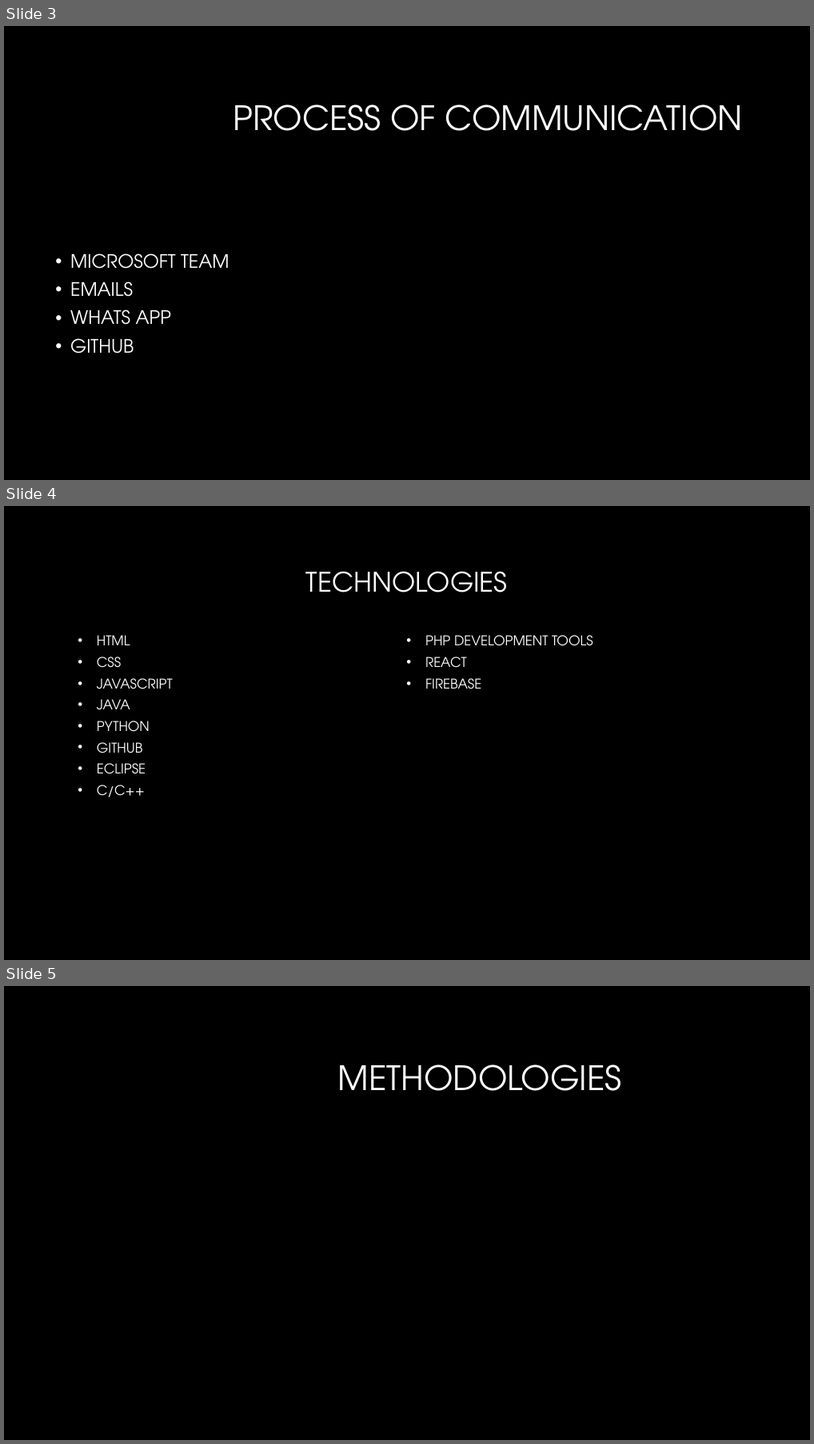
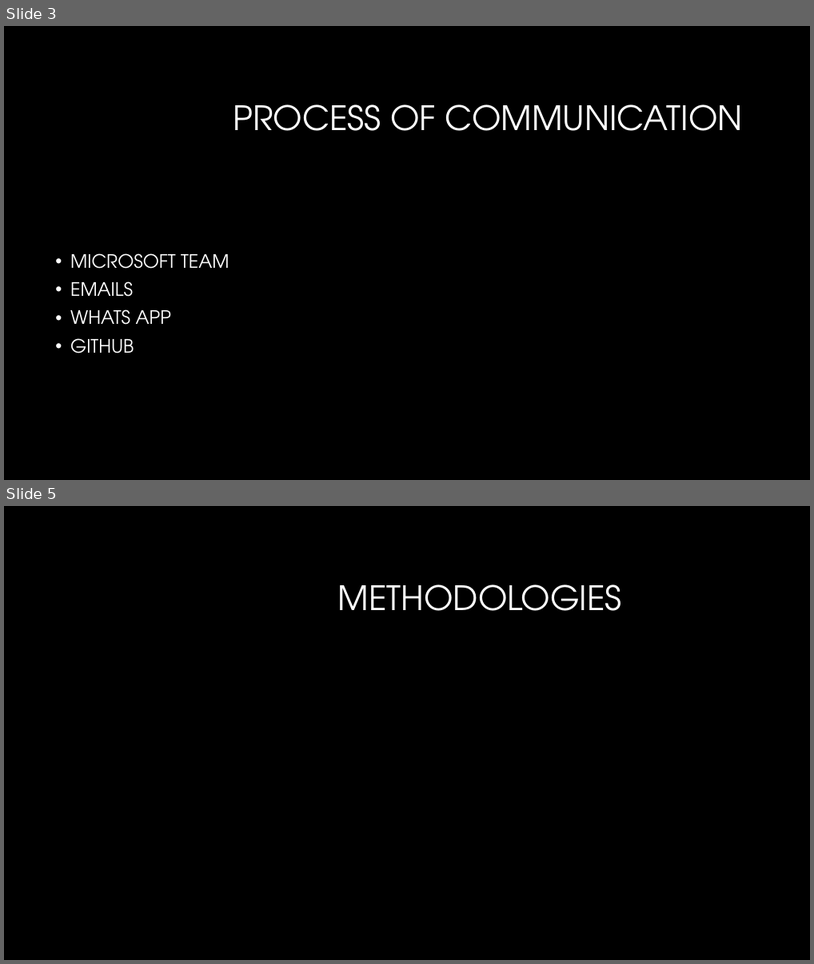
Before and after one commit to braucalderon/trackingPredictionSystem, a slide deck: Presentation/RAILWAY Presentation1.pptx. Shown one above the other, each under a label of ours: slides 3, 4 and 5 before the commit, slides 3 and 5 after it; the slides between them are not shown. The pictures are 814x1444 and 814x964 pixels, drawn with LibreOffice and Linux fonts; fonts in the diff are those of the drawing; background and template pictures are left out. Boxes give left, top, right and bottom in pixels: in the first picture for what was removed or moved away, otherwise in the second. Text is boxed around its words. In the diff, an @@ line names an element or a change of style, - is before the commit and + after.

```diff
--- a/Presentation/RAILWAY Presentation1.pptx
+++ b/Presentation/RAILWAY Presentation1.pptx
@@ slide 4 removed at (4,506,810,960), background #000000 @@
@@ title removed at (306,571,508,592) @@
-TECHNOLOGIES
@@ text removed at (97,635,594,797) @@
-• HTML
-• CSS
-• JAVASCRIPT
-• JAVA
-• PYTHON
-• GITHUB
-• ECLIPSE
-• C/C++
-• PHP DEVELOPMENT TOOLS
-• REACT
-• FIREBASE
```
Also in this commit, not shown: 2 slides changed, 2 slides added, 3 other files.
